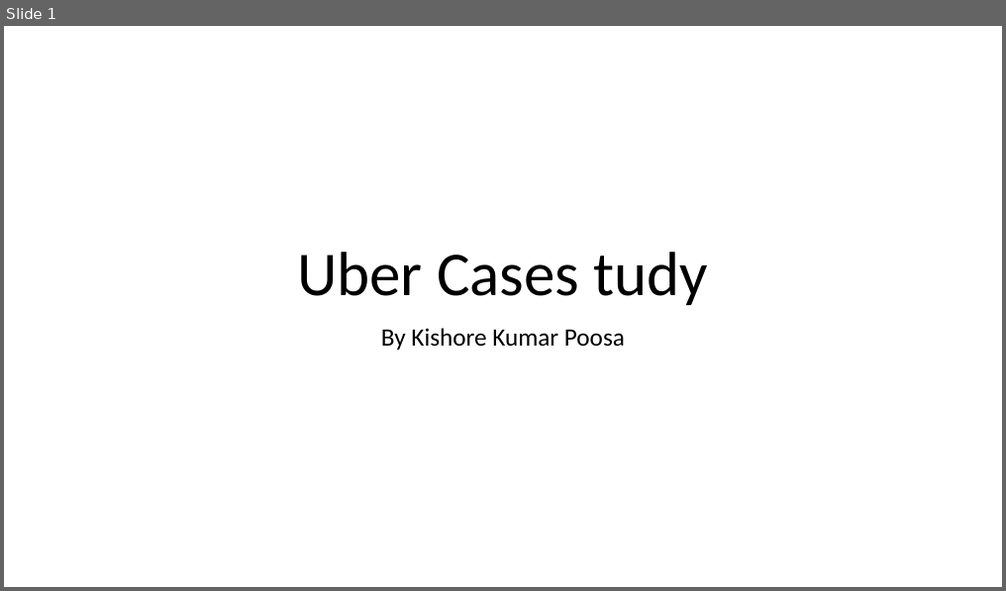
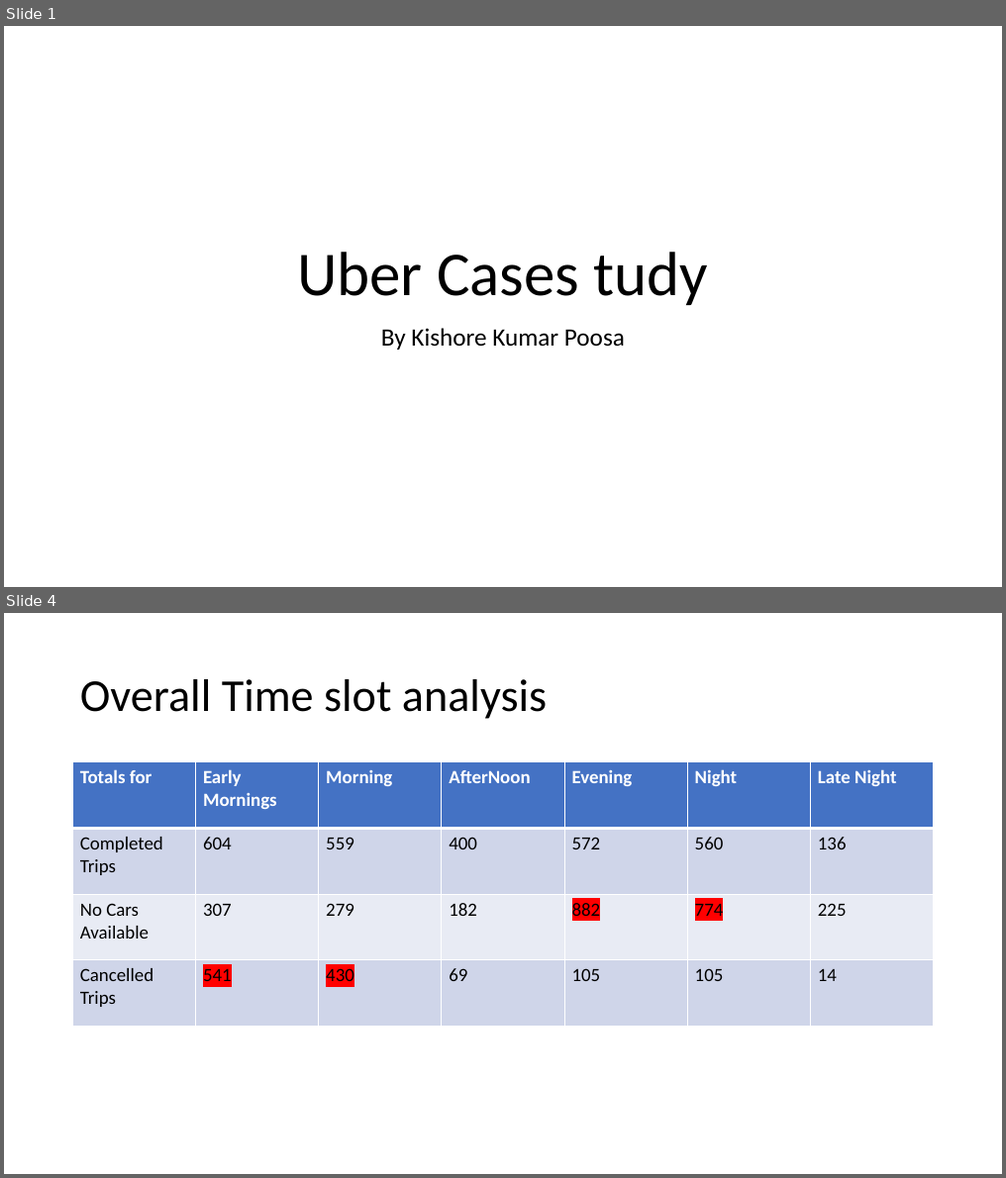
Before and after one commit to kishore3886/Uber_Case_Study, a slide deck: Uber_Case_Study.pptx. Shown one above the other, each under a label of ours: slide 1 before the commit, slides 1 and 4 after it; the slides between them are not shown. The pictures are 1006x591 and 1006x1178 pixels, drawn with LibreOffice and Linux fonts; fonts in the diff are those of the drawing. Boxes give left, top, right and bottom in pixels: in the first picture for what was removed or moved away, otherwise in the second. Text is boxed around its words. In the diff, an @@ line names an element or a change of style, - is before the commit and + after.

```diff
--- a/Uber_Case_Study.pptx
+++ b/Uber_Case_Study.pptx
@@ slide 4 added at [4,613,1002,1174], background #FFFFFF @@
@@ title added at [80,679,547,719], 44 pt, text #000000 @@
+Overall Time slot analysis
@@ table added at [73,762,933,1027], 4 rows, 7 columns @@
+Totals for | Early Mornings | Morning | AfterNoon | Evening | Night | Late Night
+Completed Trips | 604 | 559 | 400 | 572 | 560 | 136
+No Cars Available | 307 | 279 | 182 | 882 | 774 | 225
+Cancelled Trips | 541 | 430 | 69 | 105 | 105 | 14
```
Also in this commit, not shown: 3 slides changed, 6 other slides added, 2 slides removed, 6 other files.
